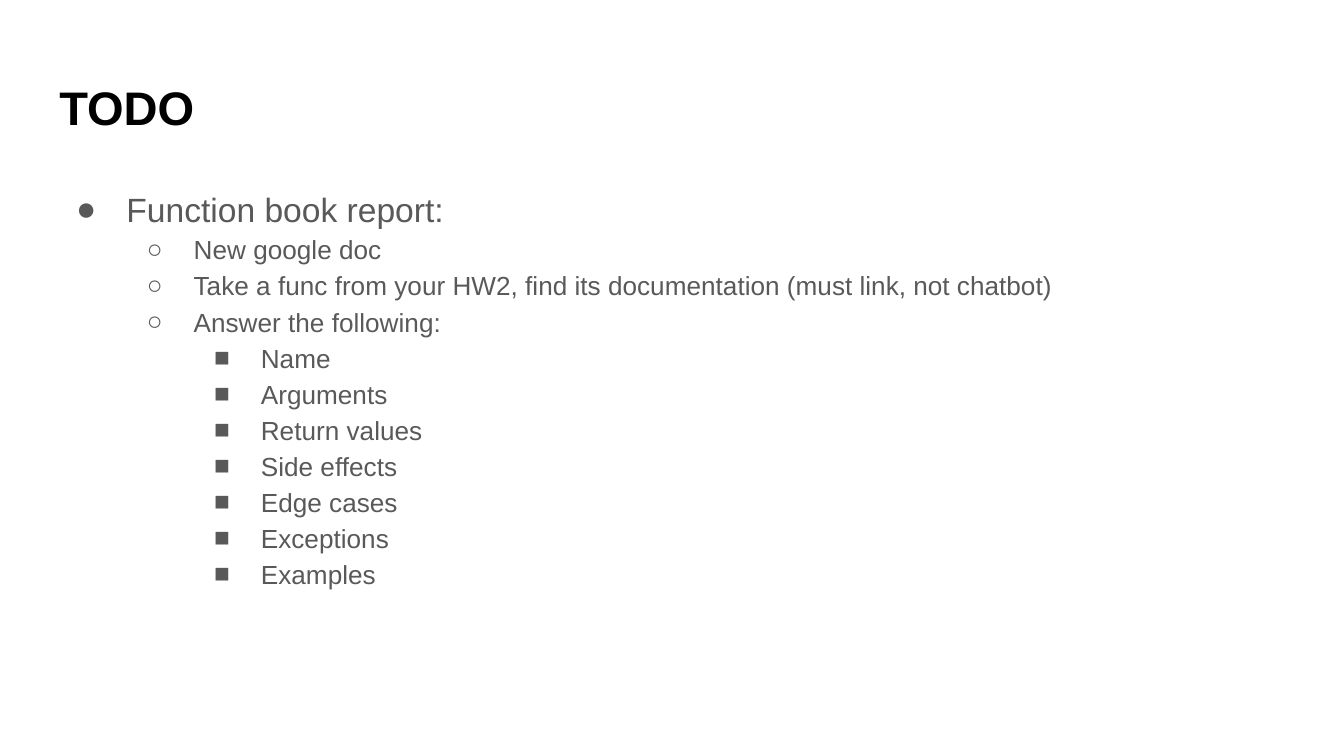
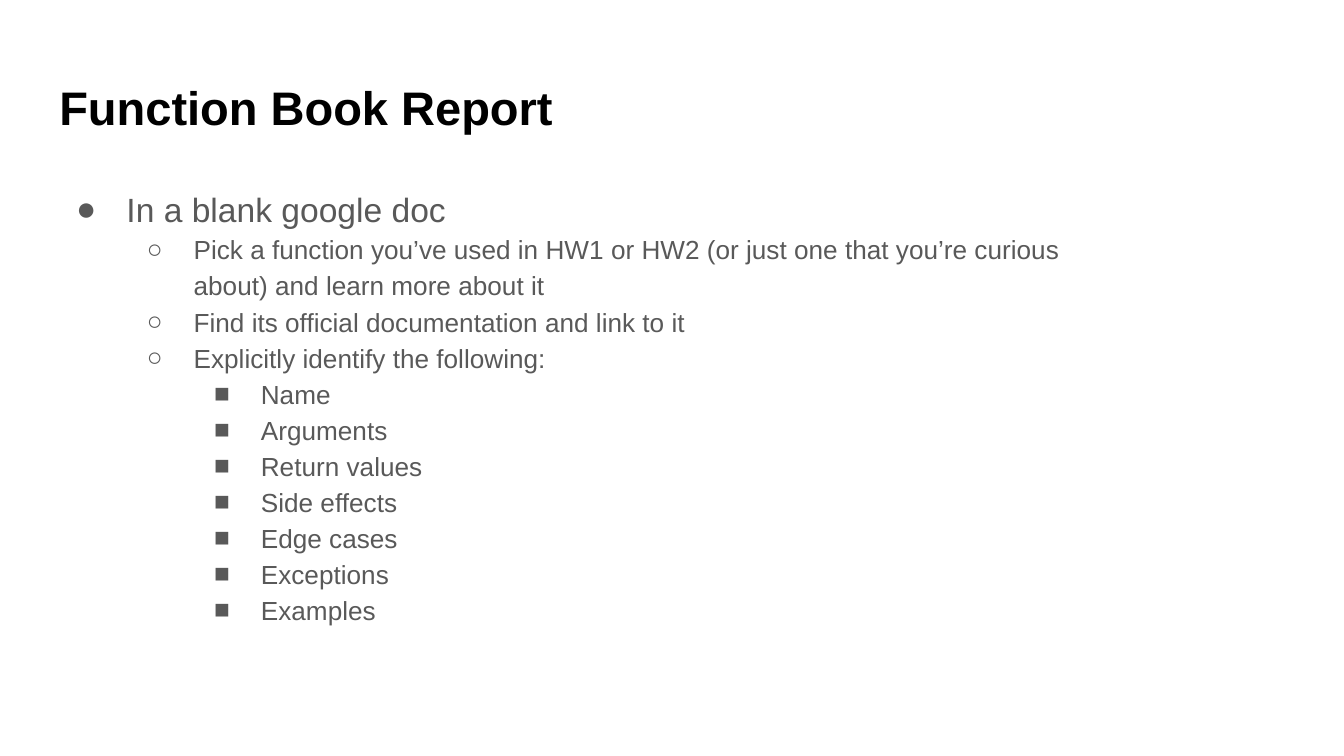
Before and after one commit to UWDATA515/lecture-materials, a slide deck: slide 15 of 03/03__InterfaceSpecification.pptx (slide 16 before the commit). Drawn at 1344x756 pixels with LibreOffice and Linux fonts; fonts in the diff are those of the drawing; background and template pictures are left out. Boxes give left, top, right and bottom in pixels: in the first picture for what was removed or moved away, otherwise in the second. Text is boxed around its words. In the diff, an @@ line names an element or a change of style, - is before the commit and + after.

```diff
--- a/03/03__InterfaceSpecification.pptx
+++ b/03/03__InterfaceSpecification.pptx
@@ title at <box>59,91,552,134</box>: text changed @@
-TODO
+Function Book Report
@@ text at <box>126,197,1058,373</box>: text changed @@
-● Function book report:
-  ○ New google doc
-  ○ Take a func from your HW2, find its documentation (must link, not chatbot)
-  ○ Answer the following:
+● In a blank google doc
+  ○ Pick a function you’ve used in HW1 or HW2 (or just one that you’re curious about) and learn more about it
+  ○ Find its official documentation and link to it
+  ○ Explicitly identify the following:
```
Also in this commit, not shown: 3 other files.
